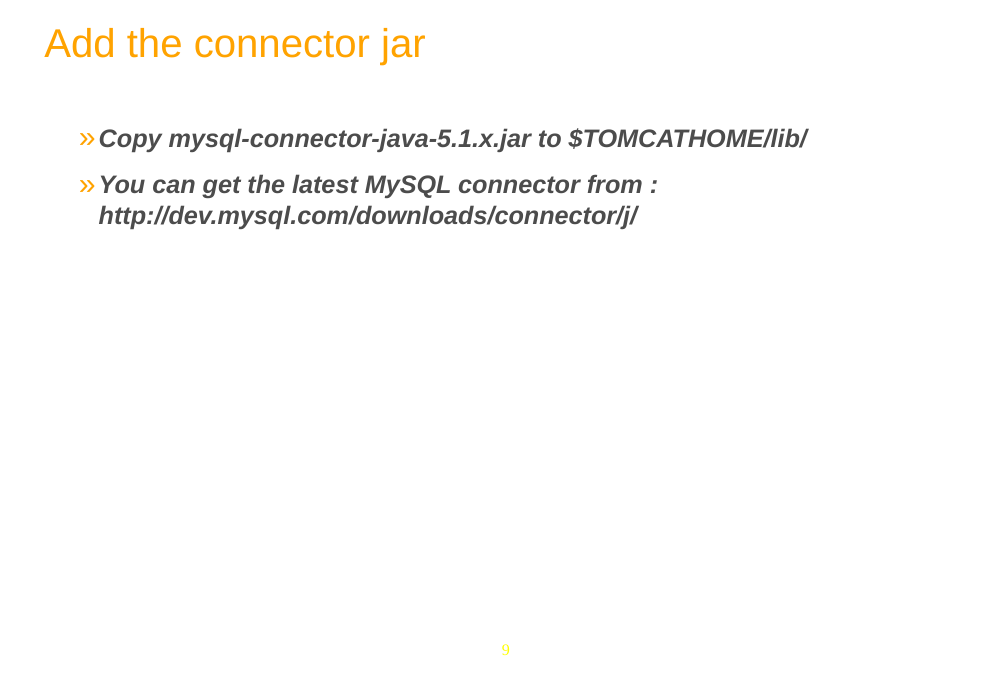
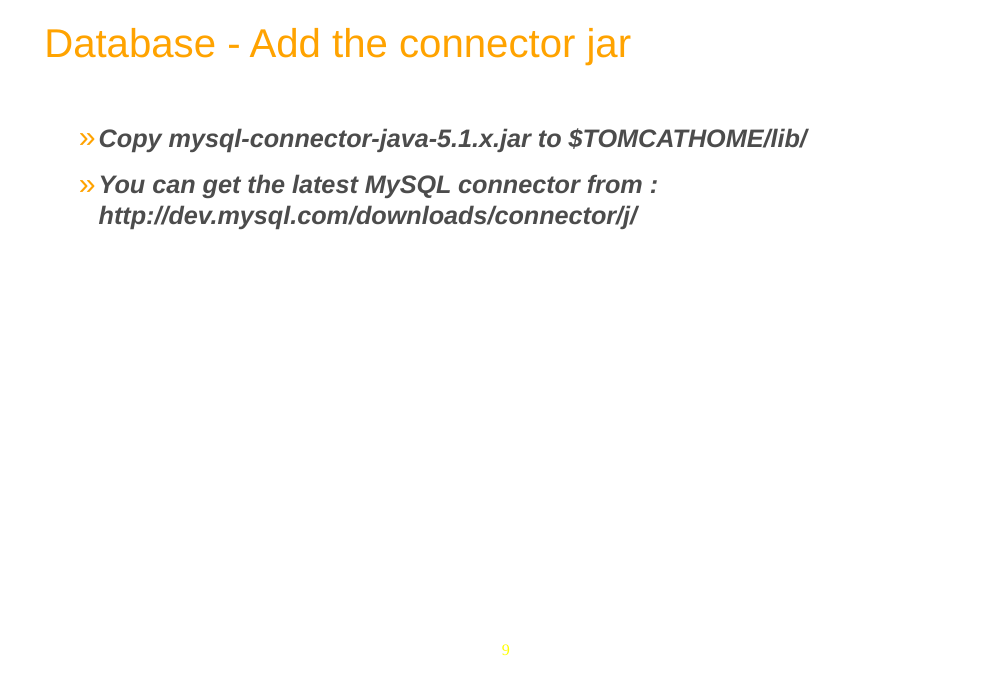
Before and after one commit to anhvurz90/training, a slide deck: slide 9 of exo-sysAdmin/920-Config-XSys-en.pptx. Drawn at 1008x683 pixels with LibreOffice and Linux fonts; fonts in the diff are those of the drawing; background and template pictures are left out. Boxes give left, top, right and bottom in pixels: in the first picture for what was removed or moved away, otherwise in the second. Text is boxed around its words. In the diff, an @@ line names an element or a change of style, - is before the commit and + after.

```diff
--- a/exo-sysAdmin/920-Config-XSys-en.pptx
+++ b/exo-sysAdmin/920-Config-XSys-en.pptx
@@ title at [44, 28, 632, 65]: text changed @@
-Add the connector jar
+Database - Add the connector jar
```
Also in this commit, not shown: 3 other slides changed, 4 other files.
